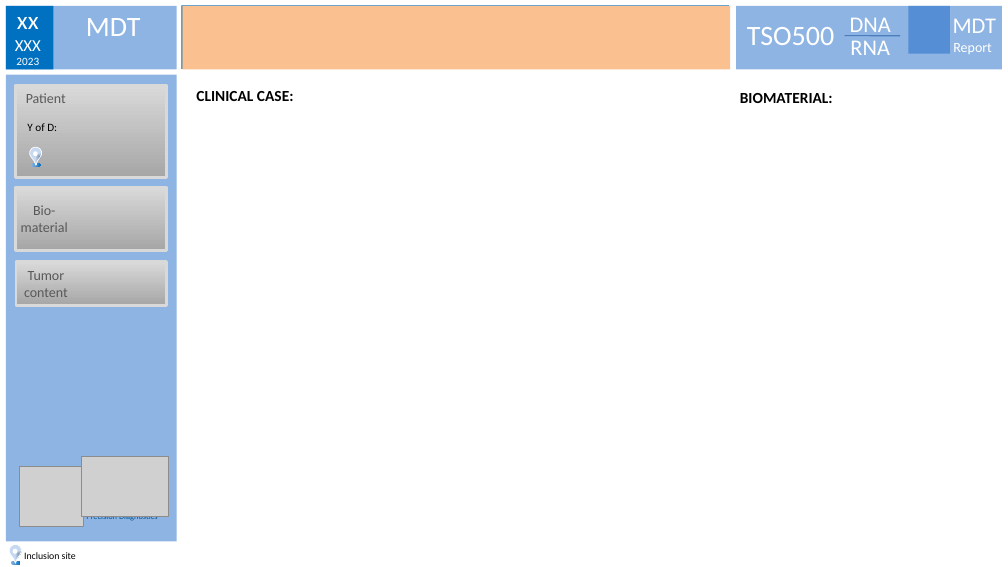
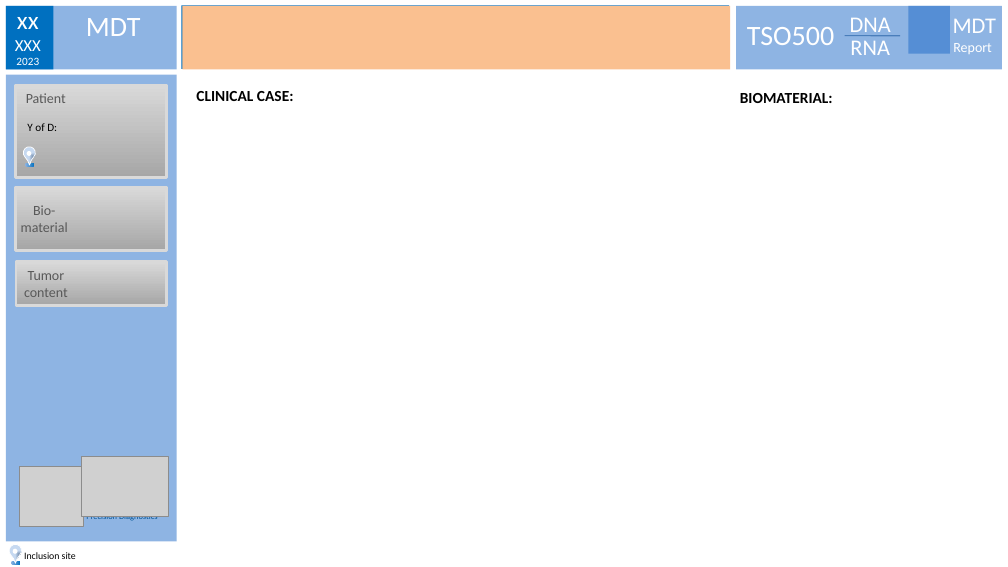
Before and after one commit to hbesfb/PRONTO, a slide deck: slide 4 of In/Template/InPreD_MTB_template.pptx. Drawn at 1008x567 pixels with LibreOffice and Linux fonts; fonts in the diff are those of the drawing; grey boxes stand for pictures. Boxes give left, top, right and bottom in pixels: in the first picture for what was removed or moved away, otherwise in the second. Text is boxed around its words. In the diff, an @@ line names an element or a change of style, - is before the commit and + after.

```diff
--- a/In/Template/InPreD_MTB_template.pptx
+++ b/In/Template/InPreD_MTB_template.pptx
@@ 2 ellipses, 1 teardrop: place and size @@
-2 ellipses, 1 teardrop at [27,145,44,167]
+2 ellipses, 1 teardrop at [21,145,38,166]
```
Also in this commit, not shown: 6 other slides changed.
